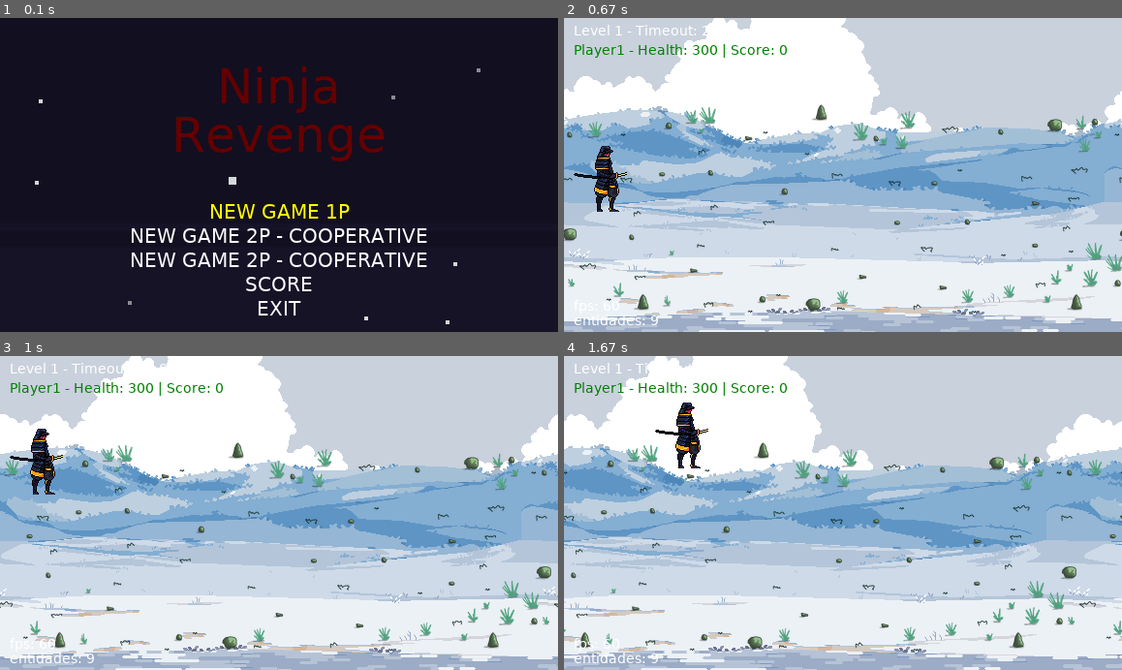
Above: before the commit, frames 1-4 (two rows, left to right).
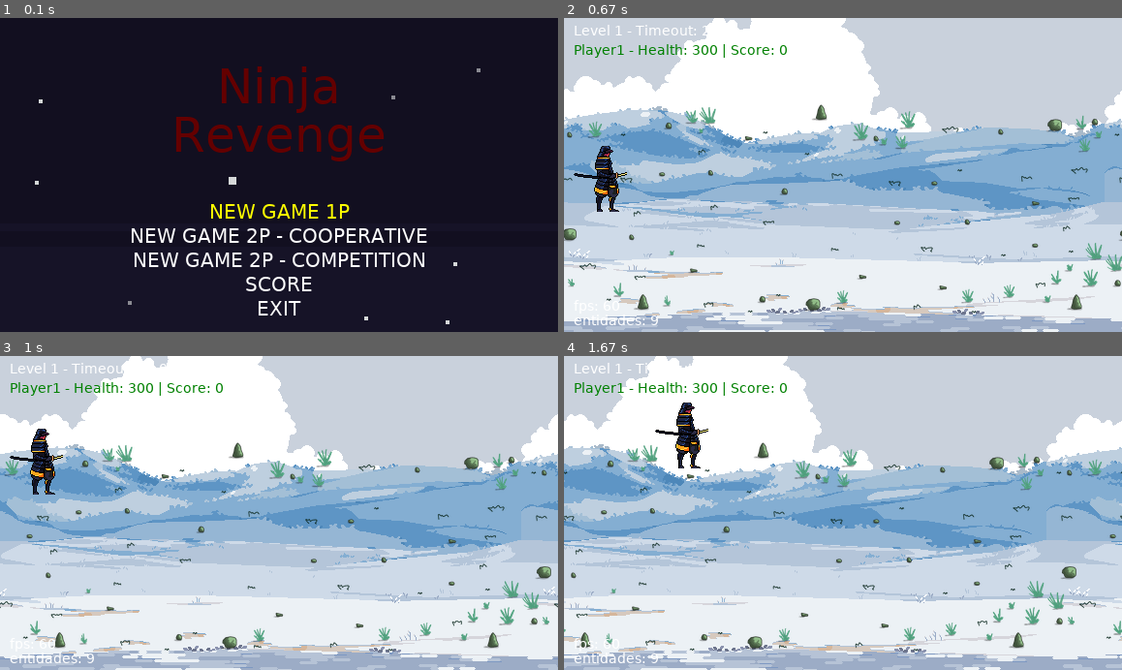
Above: after the commit, the same moments.

Repository: brunocosta010/PyGame
Game: pygame game, started from main.py
The game is run twice, just before and just after one commit, with the same random seed, the same clock (stepped at 60 frames per second) and the same inputs.
Inputs:
- Up to frame 1 (0.1 s): no input
- Up to frame 2 (0.67 s): tap Enter at 0.33 s
- Up to frame 3 (1 s): hold Up from 0.67 s (still down)
- Up to frame 4 (1.67 s): release Up at 1.13 s; hold Right 1.17-1.63 s; tap Ctrl at 1.23, 1.53 s

The runs differ from the first frame. In frame 1, 1.3% of the frame differs, in the area x 23-77%, y 74-80%; in frame 2, nothing differs; in frame 3, nothing differs; in frame 4, nothing differs.

Commit message:
Rename project.

Diff:
--- a/code/Const.py
+++ b/code/Const.py
@@ -88,7 +88,7 @@
 # M
 MENU_OPTION = ('NEW GAME 1P',
                'NEW GAME 2P - COOPERATIVE',
-               'NEW GAME 2P - COOPERATIVE',
+               'NEW GAME 2P - COMPETITION',
                'SCORE',
                'EXIT')
 
